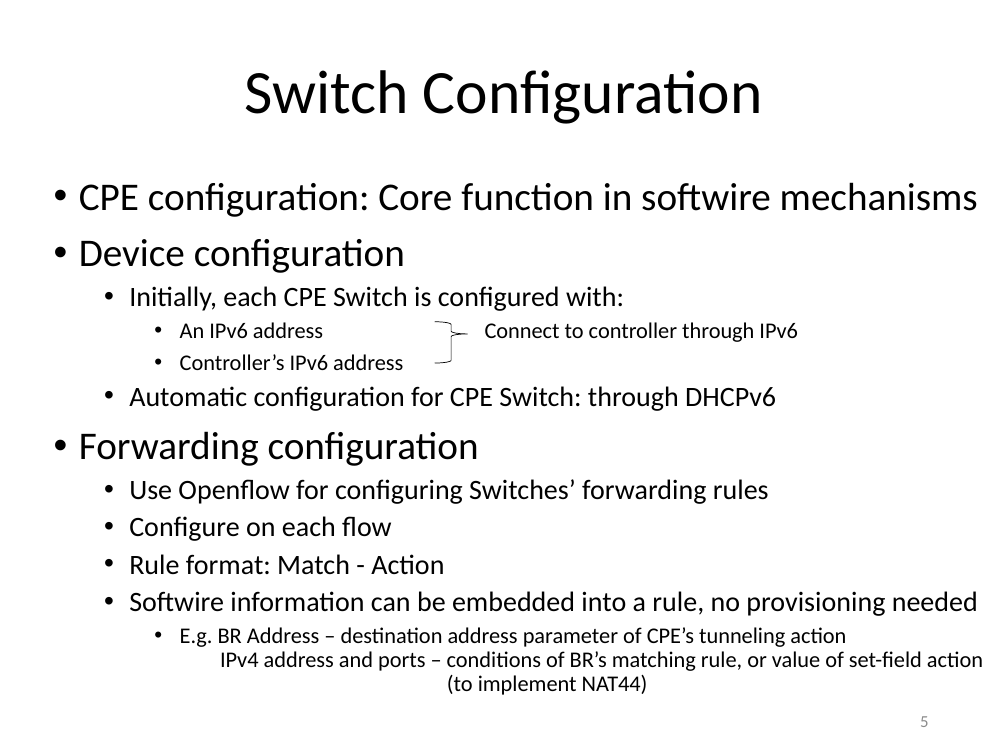
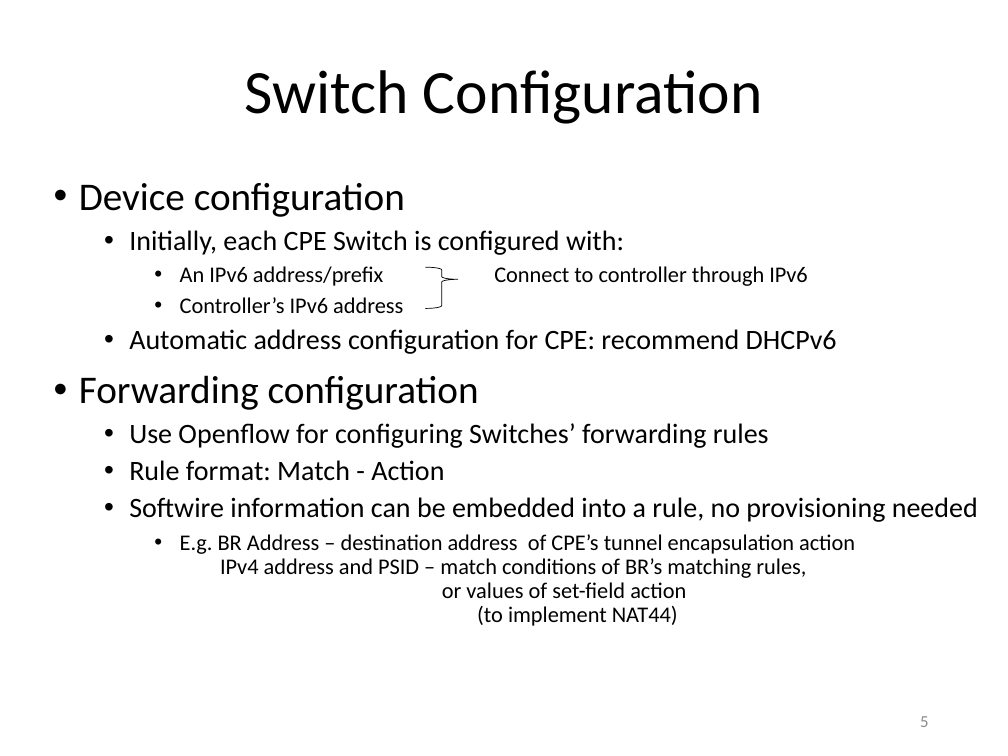
Before and after one commit to gnocuil/draft-sdn, a slide deck: slide 5 of Unified IPv6 Transition Framework With Flow-based Forwarding.pptx. Drawn at 1008x756 pixels with LibreOffice and Linux fonts; fonts in the diff are those of the drawing. Boxes give left, top, right and bottom in pixels: in the first picture for what was removed or moved away, otherwise in the second. Text is boxed around its words. In the diff, an @@ line names an element or a change of style, - is before the commit and + after.

Commit message:
update slides

```diff
--- a/Unified IPv6 Transition Framework With Flow-based Forwarding.pptx
+++ b/Unified IPv6 Transition Framework With Flow-based Forwarding.pptx
@@ text at [79, 182, 978, 217]: paragraph removed @@
-• CPE configuration: Core function in softwire mechanisms
@@ text at [180, 266, 808, 286]: text changed @@
-    • An IPv6 address Connect to controller through IPv6
+    • An IPv6 address/prefix Connect to controller through IPv6
@@ right brace: place and size @@
-right brace at [434, 322, 468, 363]
+right brace at [425, 267, 459, 308]
@@ text at [129, 329, 837, 354]: text changed @@
-  • Automatic configuration for CPE Switch: through DHCPv6
+  • Automatic address configuration for CPE: recommend DHCPv6
@@ text at [129, 516, 392, 541]: paragraph removed @@
-  • Configure on each flow
@@ text at [180, 534, 855, 626]: text changed @@
-    • E.g. BR Address – destination address parameter of CPE’s tunneling action
-      IPv4 address and ports – conditions of BR’s matching rule, or value of set-field action
-      (to implement NAT44)
+    • E.g. BR Address – destination address of CPE’s tunnel encapsulation action
+      IPv4 address and PSID – match conditions of BR’s matching rules,
+      or values of set-field action
+      (to implement NAT44)
```
Also in this commit, not shown: 5 other slides changed, 1 slide removed.
